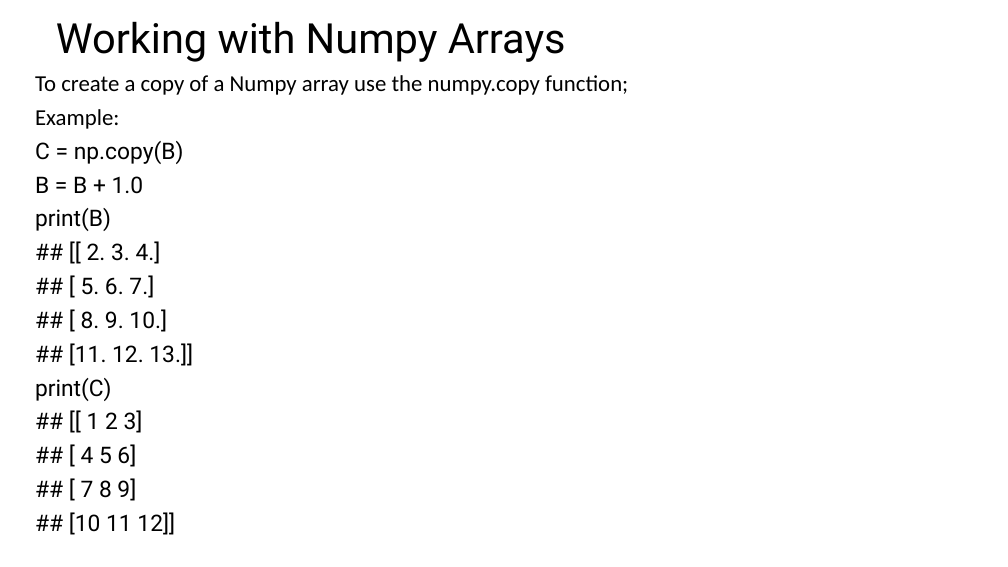
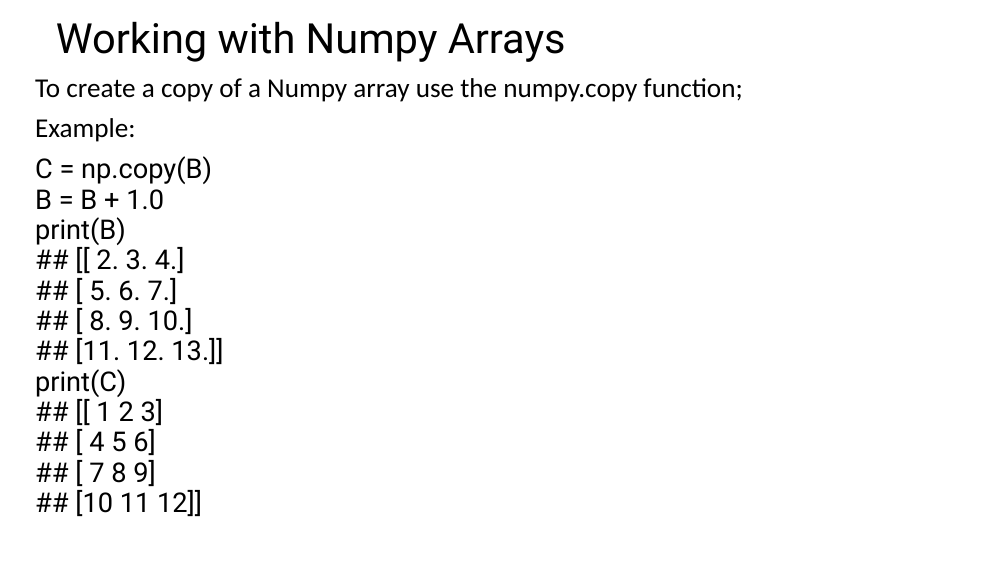
Before and after one commit to StephenElston/CSCI-E-108, a slide deck: slide 40 of SupplementaryMaterials/ReviewOfLinearAlgebra.pptx. Drawn at 1008x567 pixels with LibreOffice and Linux fonts; fonts in the diff are those of the drawing. Boxes give left, top, right and bottom in pixels: in the first picture for what was removed or moved away, otherwise in the second. Text is boxed around its words. In the diff, an @@ line names an element or a change of style, - is before the commit and + after.

Commit message:
Improved formatting and corrected typo in linear algebra review slides

```diff
--- a/SupplementaryMaterials/ReviewOfLinearAlgebra.pptx
+++ b/SupplementaryMaterials/ReviewOfLinearAlgebra.pptx
@@ text "To create a copy of ..." at box(35, 78, 742, 516): size 21.7 to 25.9 pt; line spacing 0.7 to 0.8; less space between paragraphs @@
```
Also in this commit, not shown: 17 other slides changed.
